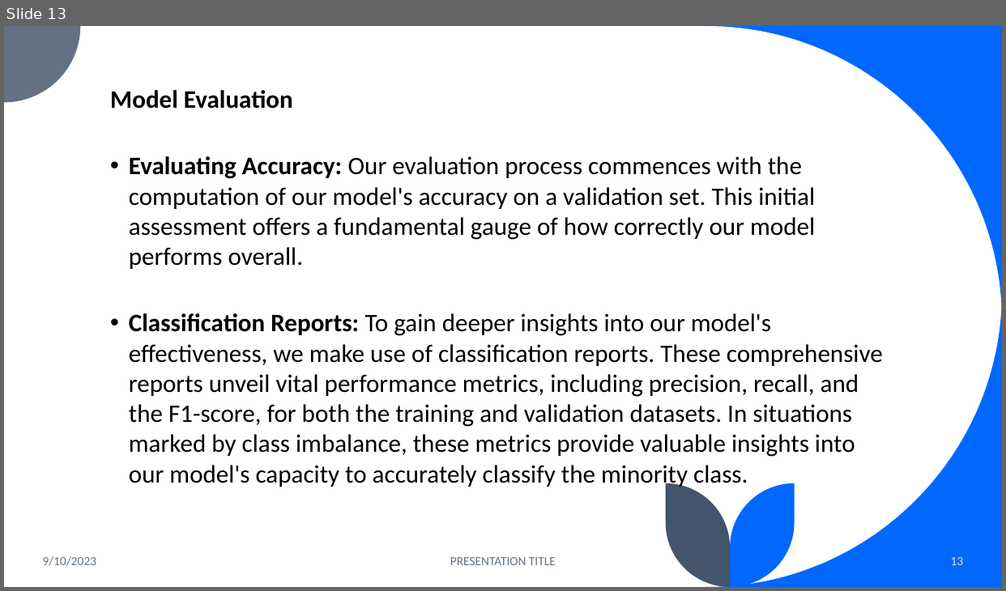
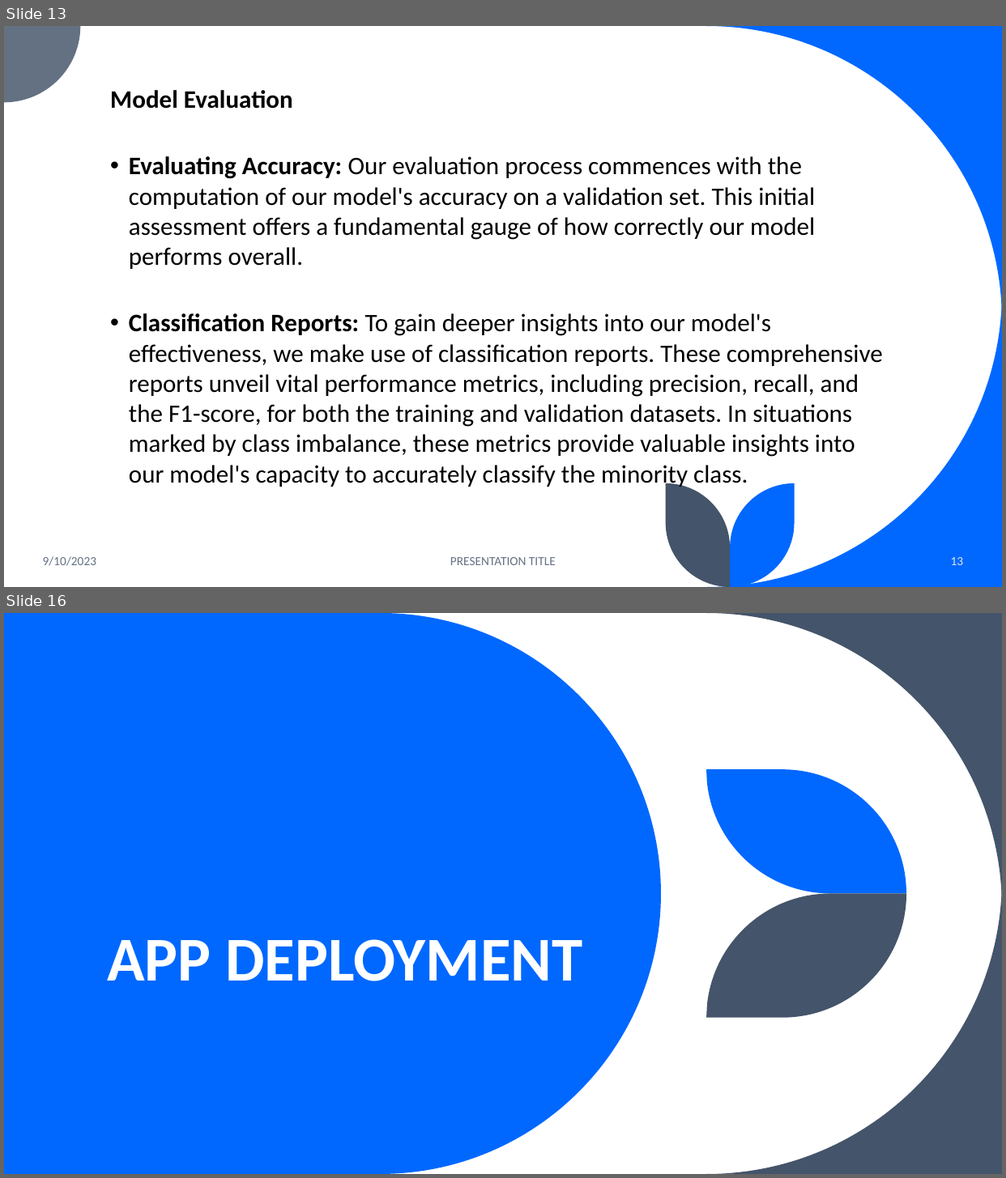
Before and after one commit to DeeeTeeee/IncomePredictionZindziProject, a slide deck: Income Prediction Challenge for Azubian - PPT.pptx. Shown one above the other, each under a label of ours: slide 13 before the commit, slides 13 and 16 after it; the slides between them are not shown. The pictures are 1006x591 and 1006x1178 pixels, drawn with LibreOffice and Linux fonts; fonts in the diff are those of the drawing. Boxes give left, top, right and bottom in pixels: in the first picture for what was removed or moved away, otherwise in the second. Text is boxed around its words. In the diff, an @@ line names an element or a change of style, - is before the commit and + after.

```diff
--- a/Income Prediction Challenge for Azubian - PPT.pptx
+++ b/Income Prediction Challenge for Azubian - PPT.pptx
@@ slide 16 added at [4,613,1002,1174], background #FFFFFF @@
@@ freeform shape added at [4,613,661,1174], fill #0068FF @@
@@ freeform shape added at [706,613,1002,909], fill #44546A @@
@@ freeform shape added at [706,769,906,894], fill #0068FF @@
@@ freeform shape added at [706,879,1002,1174], fill #44546A @@
@@ freeform shape added at [706,894,906,1018], fill #44546A @@
@@ title added at [107,939,582,982], 60 pt, text #FFFFFF, bold @@
+APP DEPLOYMENT
```
Also in this commit, not shown: 6 slides changed, 2 other slides added, 11 slides removed, 1 other file.
